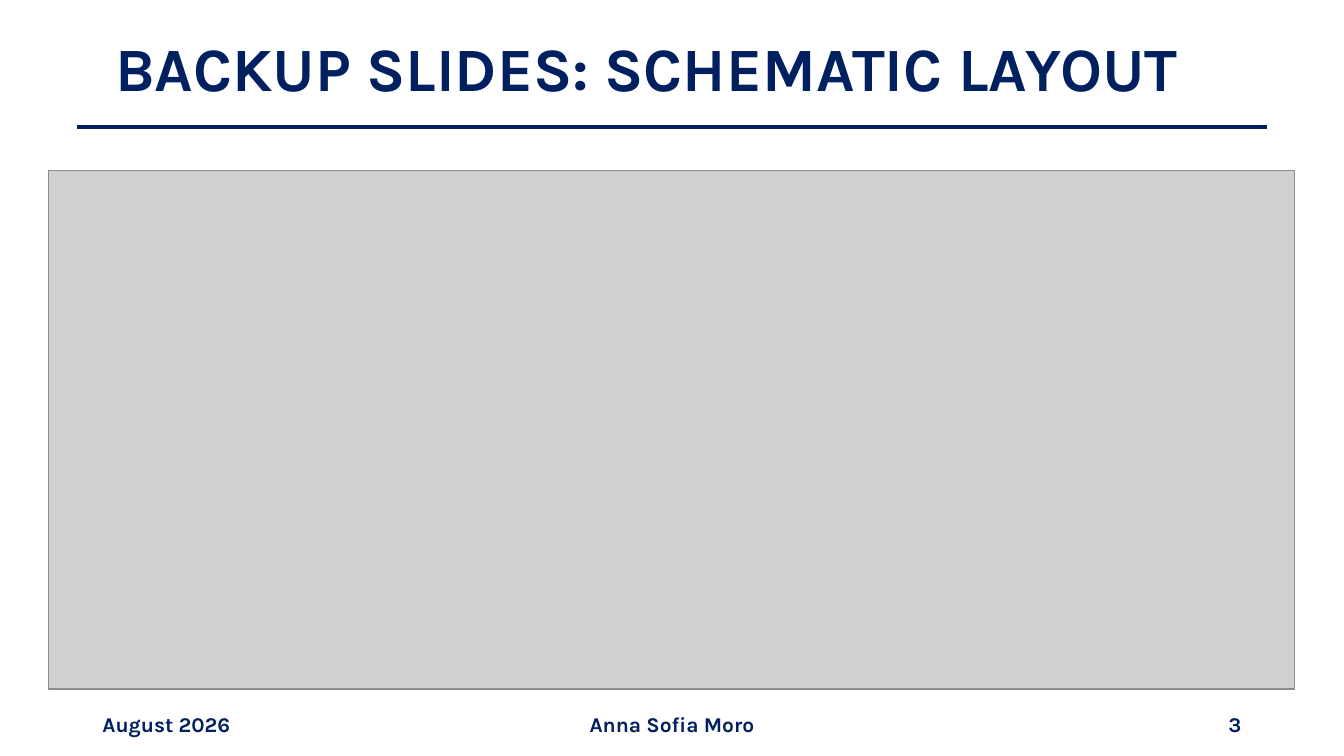
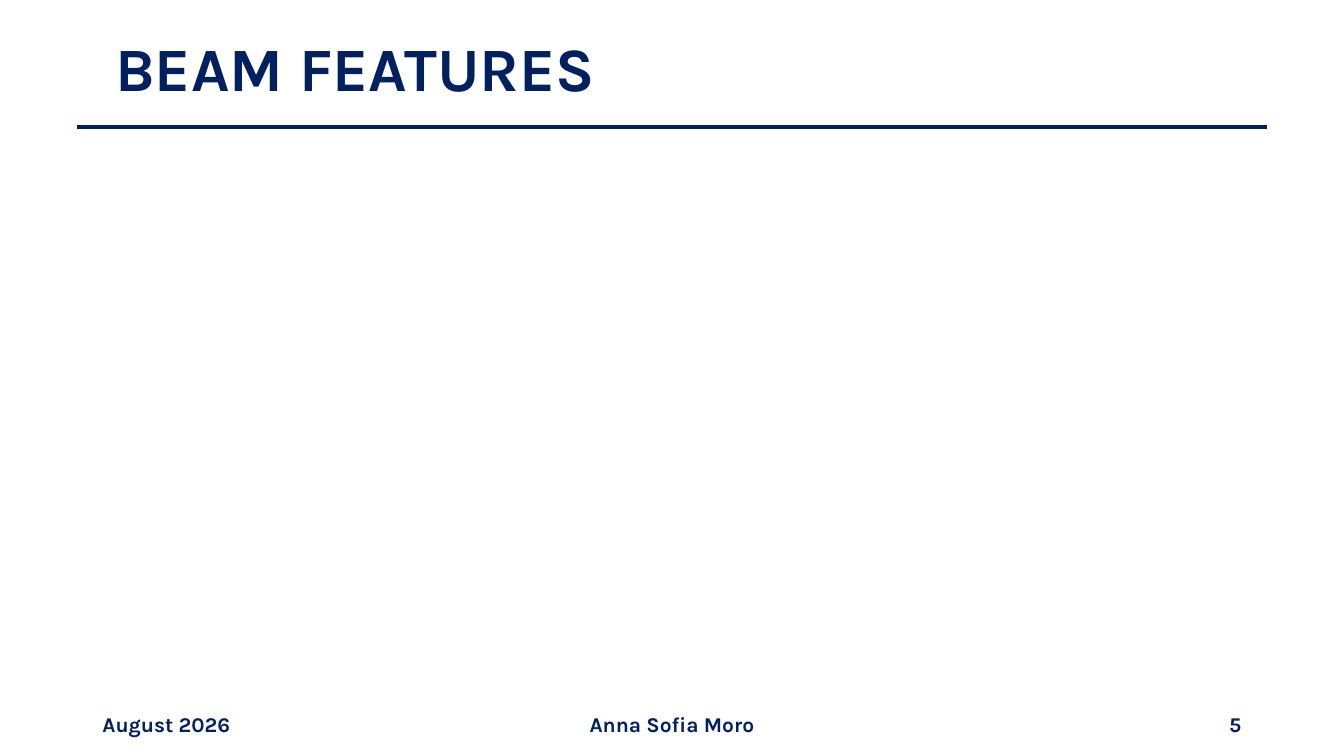
Before and after one commit to annaasofia/tesi, a slide deck: slide 5 of slides/layout.pptx (slide 3 before the commit). Drawn at 1344x756 pixels with LibreOffice and Linux fonts; fonts in the diff are those of the drawing; grey boxes stand for pictures. Boxes give left, top, right and bottom in pixels: in the first picture for what was removed or moved away, otherwise in the second. Text is boxed around its words. In the diff, an @@ line names an element or a change of style, - is before the commit and + after.

```diff
--- a/slides/layout.pptx
+++ b/slides/layout.pptx
@@ title at [115,50,595,92]: text changed @@
-BACKUP SLIDES: SCHEMATIC LAYOUT
+BEAM FEATURES
@@ picture removed at [48,170,1295,690] @@
@@ page number at [1229,718,1241,733]: text changed @@
-3
+5
```
Also in this commit, not shown: 2 other slides changed, 3 slides added, 2 other files.
